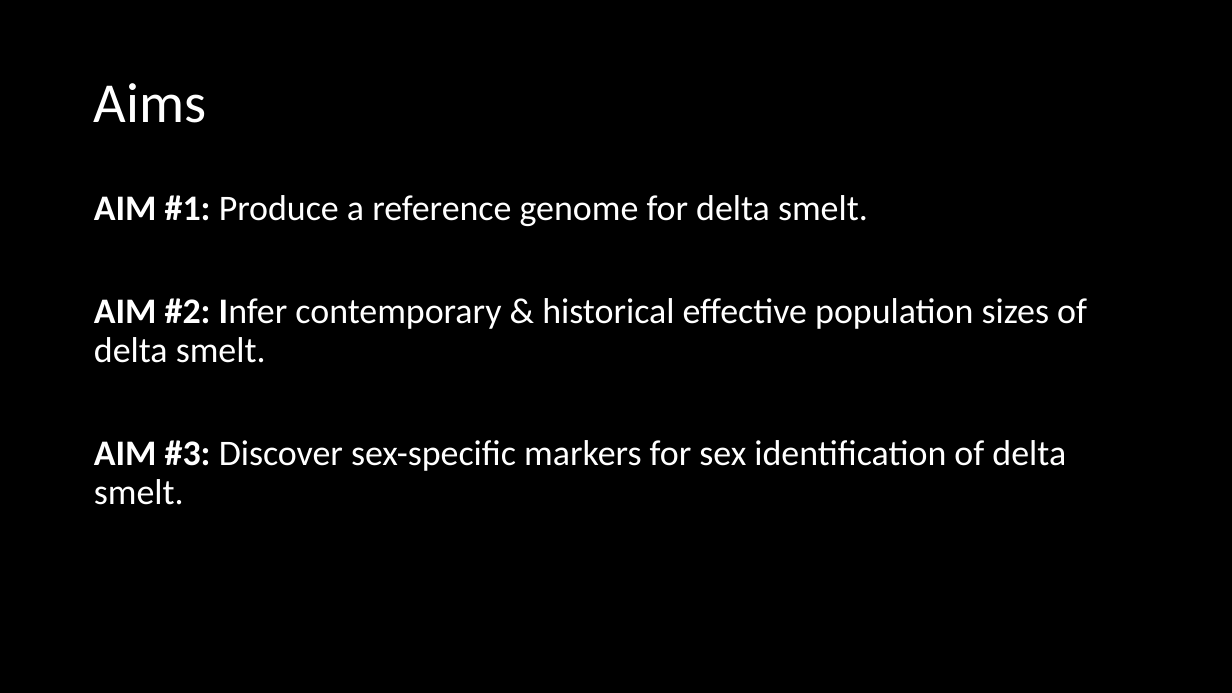
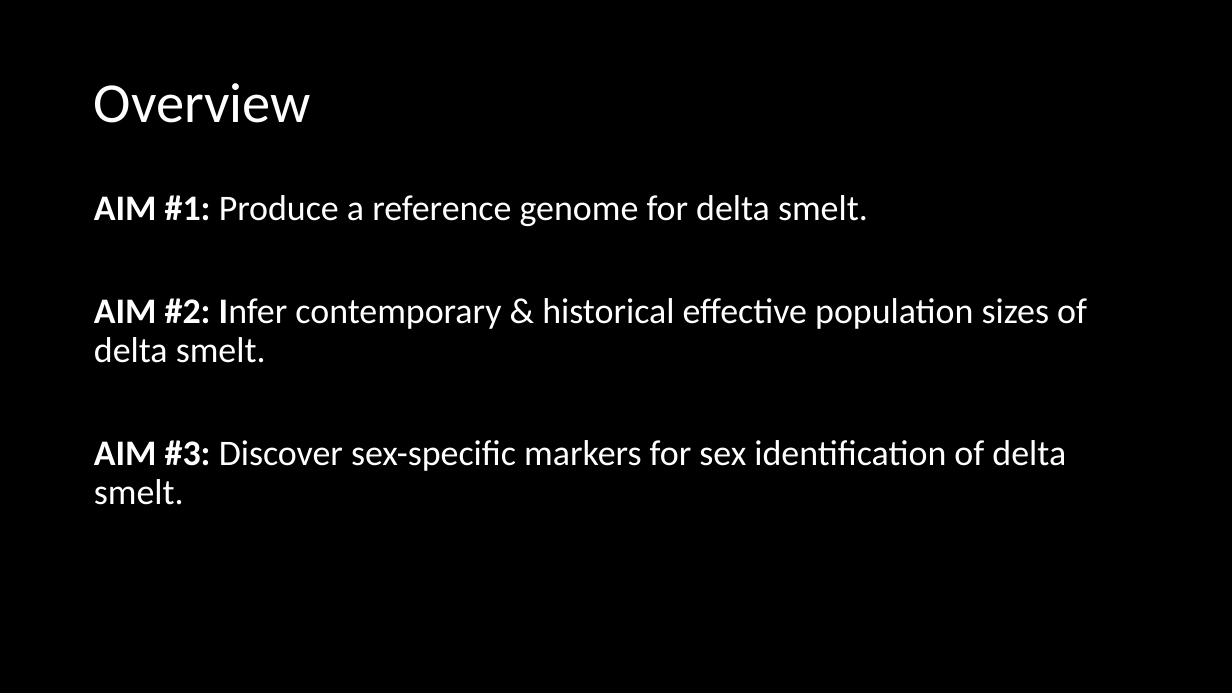
Before and after one commit to shannonekj/presentations, a slide deck: slide 2 of 2021_05-thesis_commitee_meeting/2021.05.07_thesis_committee_meeting.pptx. Drawn at 1232x693 pixels with LibreOffice and Linux fonts; fonts in the diff are those of the drawing. Boxes give left, top, right and bottom in pixels: in the first picture for what was removed or moved away, otherwise in the second. Text is boxed around its words. In the diff, an @@ line names an element or a change of style, - is before the commit and + after.

```diff
--- a/2021_05-thesis_commitee_meeting/2021.05.07_thesis_committee_meeting.pptx
+++ b/2021_05-thesis_commitee_meeting/2021.05.07_thesis_committee_meeting.pptx
@@ title at (94,83,311,123): text changed @@
-Aims
+Overview
```
Also in this commit, not shown: 4 other slides changed.
